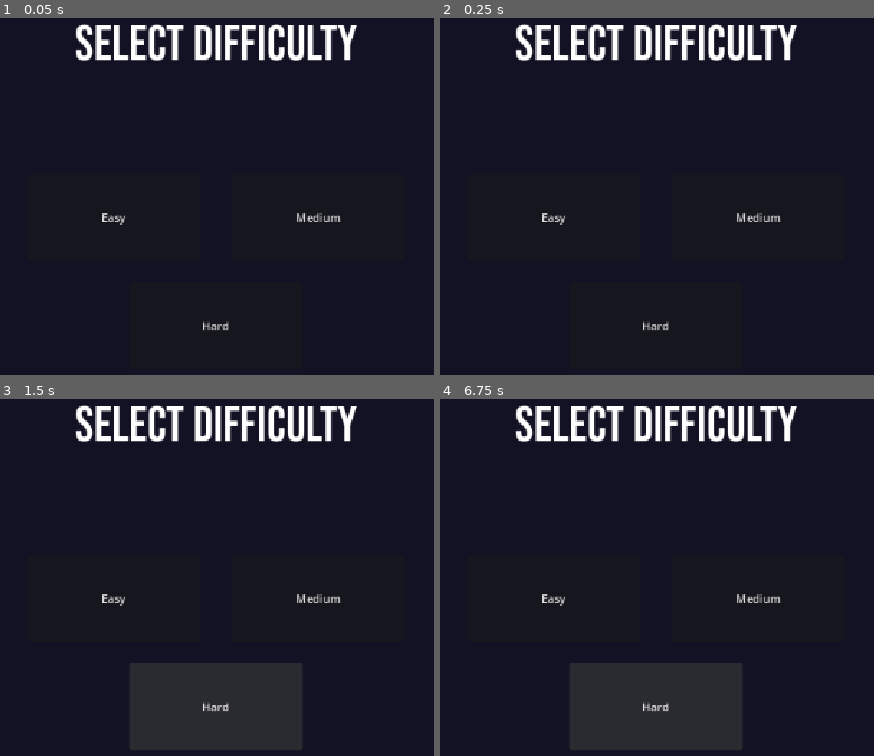
Above: before the commit, frames 1-4 (two rows, left to right).
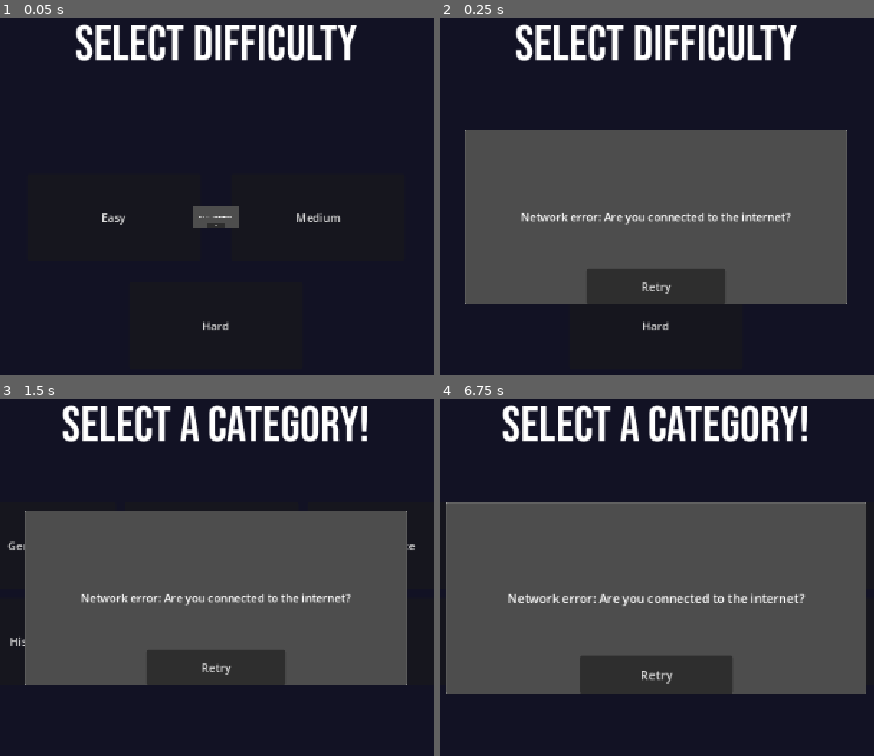
Above: after the commit, the same moments.

Repository: HelamanWarrior/Trivia-Coding-Challenge
Game: Godot game, scene res://src/ui/selection_screen/selection_screen.tscn
Two runs of this game, one before a commit and one after it. Both use one fixed random seed, a clock stepped at 60 frames per second and the inputs below. This scene is started directly instead of the project's main scene.
Inputs (mouse positions are in pixels of both pictures, inside the frame that each line leads up to):
- Up to frame 1 (0.05 s): no input
- Up to frame 2 (0.25 s): no input
- Up to frame 3 (1.5 s): click "Medium" at 0.5 s; click "Hard" at 1.25 s
- Up to frame 4 (6.75 s): click (470, 545) at 2 s, where only the run after the commit has a clickable "General"; click (652, 545) at 2.75 s, where only the run after the commit has a clickable "Entertainment"; click (834, 545) at 3.5 s, where only the run after the commit has a clickable "Science"; click (470, 641) at 4.25 s, where only the run after the commit has a clickable "History"; click (652, 641) at 5 s, where only the run after the commit has a clickable "Sports"; click (834, 641) at 5.75 s, where only the run after the commit has a clickable "Art"; click (657, 666) at 6.5 s, where only the run after the commit has a clickable "Retry"

The runs differ from the first frame. In frame 1, 0.7% of the frame differs, in the area x 44-56%, y 52-59%; in frame 2, 41%; in frame 3, 46%; in frame 4, 54%, in the area x 1-99%, y 1-88%.

Commit message:
Difficulty and Category Selection

Diff:
--- a/src/globals/game_event/game_event.gd
+++ b/src/globals/game_event/game_event.gd
@@ -1,6 +1,5 @@
 extends Node
-
-var difficulty: String = "medium"
 
 signal create_pop_up(message: String, button_text: String)
 signal trivia_data_update()
+signal updated_difficulty()
--- a/src/trivia_db/trivia_db.gd
+++ b/src/trivia_db/trivia_db.gd
@@ -3,24 +3,30 @@
 var api_url: String = "https://opentdb.com/api.php?amount=10"
 var trivia_data: Array = []
 
+var difficulty: String = "medium"
+var category: String = "Geography"
+var current_item: int = 0
+
 @onready var http_request: HTTPRequest = $HTTPRequest
 
 func _ready() -> void:
 	http_request.request_completed.connect(_on_request_completed)
+
+func make_api_request() -> void:
 	http_request.request(api_url)
 
 func response_code_to_message(code: int) -> String:
 	match code:
-		200:
-			return "Successfully connected!"
-		401, 403:
-			return "Authentication failed."
-		429:
-			return "Too many requests."
-		500, 503:
-			return "Server is currently offline. Try again later."
-		0:
-			return "Are you connected to the internet?"
+		1:
+			return "No results: Could not return results. The API doesn't have enough questions for your query."
+		2:
+			return "Invalid Parameter: Contains an invalid parameter. Arguments passed in aren't valid."
+		3:
+			return "Token Not Found: Session Token does not exist."
+		4:
+			return "Token Empty: Session Token has given all possible questions for this query."
+		5:
+			return "Rate Limit: Too many requests have occurred. You may only access the API once every 5 seconds."
 		_:
 			return "Unexpected error: " + str(code)
 
@@ -33,23 +39,27 @@
 			   .replace("&rsquo;", "'") \
 			   .replace("&deg;", "°")
 
-func filter_data_by_type(trivia_data: Array, type: String, target_val: String) -> Array:
-	var filted_results = []
-	for item in trivia_data:
-		if item.get(type) == target_val:
-			filted_results.append(item)
+func get_filtered_questions(data: Array) -> Array:
+	return data.filter(func(item):
+		return item.get("difficulty") == difficulty and item.get("category") == category
+	)
 
-	return filted_results
+func load_current_question() -> String:
+	return "AA"
 
 func _on_request_completed(result: int, response_code: int, _headers: PackedStringArray, body: PackedByteArray) -> void:
 	if result != http_request.RESULT_SUCCESS:
-		var message: String = "Network error: " + response_code_to_message(response_code)
+		var message: String = "Network error: Are you connected to the internet?"
 		GameEvent.emit_signal("create_pop_up", message, "Retry")
 		return
 
 	var json: Dictionary = JSON.parse_string(body.get_string_from_utf8())
+	if json["response_code"] != 0.0:
+		var message: String = response_code_to_message(json["response_code"])
+		GameEvent.emit_signal("create_pop_up", message, "Retry")
+		return
+
 	trivia_data = json["results"]
-	var easy_questions = filter_data_by_type(trivia_data, "difficulty", "easy")
-	print(easy_questions)
+	print(trivia_data)
 
 	GameEvent.emit_signal("trivia_data_update")
--- a/src/ui/main.gd
+++ b/src/ui/main.gd
@@ -1,18 +1,17 @@
 extends Control
-
-var pop_up: PackedScene = preload("res://src/ui/pop_up/pop_up.tscn")
 
 @onready var question: Label = $Question
 
+@onready var answer_1: Button = $GridContainer/Answer1
+@onready var answer_2: Button = $GridContainer/Answer2
+@onready var answer_3: Button = $GridContainer/Answer3
+@onready var answer_4: Button = $GridContainer/Answer4
+
 func _ready() -> void:
-	GameEvent.create_pop_up.connect(_instance_pop_up)
 	GameEvent.trivia_data_update.connect(_trivia_data_update)
 
-func _instance_pop_up(message: String, button_text: String) -> void:
-	var pop_up_instance: PanelContainer = pop_up.instantiate()
-	add_child(pop_up_instance)
-	pop_up_instance.message_label.text = message
-	pop_up_instance.confirm_button.text = button_text
+	TriviaDB.make_api_request()
 
 func _trivia_data_update() -> void:
-	question.text = TriviaDB.filter_data_by_type(TriviaDB.trivia_data, "difficulty", "easy")[0]["question"]
+	#question.text = TriviaDB.load_current_question()
+	pass
--- a/src/ui/main.tscn
+++ b/src/ui/main.tscn
@@ -24,11 +24,45 @@
 offset_bottom = 154.0
 grow_horizontal = 2
 theme_override_fonts/font = ExtResource("2_buou0")
-theme_override_font_sizes/font_size = 72
-text = "Hello world"
+theme_override_font_sizes/font_size = 52
+text = "..."
 horizontal_alignment = 1
 vertical_alignment = 1
 autowrap_mode = 3
 
 [node name="WorldEnvironment" type="WorldEnvironment" parent="." unique_id=1553915541]
 environment = SubResource("Environment_buou0")
+
+[node name="GridContainer" type="GridContainer" parent="." unique_id=871863866]
+layout_mode = 1
+anchors_preset = 8
+anchor_left = 0.5
+anchor_top = 0.5
+anchor_right = 0.5
+anchor_bottom = 0.5
+offset_left = -412.5
+offset_top = -74.0
+offset_right = 412.5
+offset_bottom = 239.00024
+grow_horizontal = 2
+grow_vertical = 2
+theme_override_constants/h_separation = 25
+theme_override_constants/v_separation = 25
+columns = 2
+
+[node name="Answer1" type="Button" parent="GridContainer" unique_id=2130204922]
+custom_minimum_size = Vector2(400, 140)
+layout_mode = 2
+autowrap_mode = 2
+
+[node name="Answer2" type="Button" parent="GridContainer" unique_id=820260511]
+custom_minimum_size = Vector2(400, 140)
+layout_mode = 2
+
+[node name="Answer3" type="Button" parent="GridContainer" unique_id=1747604181]
+custom_minimum_size = Vector2(400, 140)
+layout_mode = 2
+
+[node name="Answer4" type="Button" parent="GridContainer" unique_id=1602945317]
+custom_minimum_size = Vector2(400, 140)
+layout_mode = 2
--- a/src/ui/pop_up/pop_up.gd
+++ b/src/ui/pop_up/pop_up.gd
@@ -1,4 +1,4 @@
 extends PanelContainer
 
-@onready var message_label: Label = $Label
+@onready var message_label: Label = $Control/Label
 @onready var confirm_button: Button = $HBoxContainer/Button
--- a/src/ui/pop_up/pop_up.tscn
+++ b/src/ui/pop_up/pop_up.tscn
@@ -3,7 +3,43 @@
 [ext_resource type="Script" uid="uid://lmuoswc5rtic" path="res://src/ui/pop_up/pop_up.gd" id="1_6yjqp"]
 
 [sub_resource type="StyleBoxFlat" id="StyleBoxFlat_6yjqp"]
-bg_color = Color(0.60038817, 0.60038817, 0.60038817, 0)
+
+[sub_resource type="Animation" id="Animation_a1lp1"]
+length = 0.001
+tracks/0/type = "value"
+tracks/0/imported = false
+tracks/0/enabled = true
+tracks/0/path = NodePath(".:scale")
+tracks/0/interp = 1
+tracks/0/loop_wrap = true
+tracks/0/keys = {
+"times": PackedFloat32Array(0),
+"transitions": PackedFloat32Array(1),
+"update": 0,
+"values": [Vector2(1.1, 1.1)]
+}
+
+[sub_resource type="Animation" id="Animation_6yjqp"]
+resource_name = "Start"
+length = 0.2
+tracks/0/type = "value"
+tracks/0/imported = false
+tracks/0/enabled = true
+tracks/0/path = NodePath(".:scale")
+tracks/0/interp = 1
+tracks/0/loop_wrap = true
+tracks/0/keys = {
+"times": PackedFloat32Array(0, 0.15, 0.2),
+"transitions": PackedFloat32Array(1, 1, 1),
+"update": 0,
+"values": [Vector2(1e-05, 1e-05), Vector2(1.1, 1.1), Vector2(1, 1)]
+}
+
+[sub_resource type="AnimationLibrary" id="AnimationLibrary_a1lp1"]
+_data = {
+&"RESET": SubResource("Animation_a1lp1"),
+&"Start": SubResource("Animation_6yjqp")
+}
 
 [node name="PopUp" type="PanelContainer" unique_id=667608221]
 custom_minimum_size = Vector2(550, 250)
@@ -18,17 +54,33 @@
 offset_bottom = 125.0
 grow_horizontal = 2
 grow_vertical = 2
+scale = Vector2(1.1, 1.1)
+pivot_offset = Vector2(275, 125)
 theme_override_styles/panel = SubResource("StyleBoxFlat_6yjqp")
 script = ExtResource("1_6yjqp")
 
 [node name="Panel" type="Panel" parent="." unique_id=1961386097]
 layout_mode = 2
 
-[node name="Label" type="Label" parent="." unique_id=34689436]
+[node name="Control" type="Control" parent="." unique_id=157341624]
 layout_mode = 2
+
+[node name="Label" type="Label" parent="Control" unique_id=34689436]
+layout_mode = 1
+anchors_preset = 15
+anchor_right = 1.0
+anchor_bottom = 1.0
+offset_left = 30.0
+offset_top = 50.0
+offset_right = -30.0
+offset_bottom = -50.0
+grow_horizontal = 2
+grow_vertical = 2
+size_flags_horizontal = 4
 text = "Hey! Look it's a pop-up"
 horizontal_alignment = 1
 vertical_alignment = 1
+autowrap_mode = 2
 
 [node name="HBoxContainer" type="HBoxContainer" parent="." unique_id=1407663088]
 layout_mode = 2
@@ -39,3 +91,7 @@
 layout_mode = 2
 size_flags_vertical = 8
 text = "Ok"
+
+[node name="AnimationPlayer" type="AnimationPlayer" parent="." unique_id=1649794731]
+libraries/ = SubResource("AnimationLibrary_a1lp1")
+autoplay = &"Start"
--- /dev/null
+++ b/src/ui/selection_screen/selection_screen.gd
@@ -0,0 +1,36 @@
+extends Control
+
+var pop_up: PackedScene = preload("res://src/ui/pop_up/pop_up.tscn")
+
+@onready var selection_description: Label = $SelectionDescription
+@onready var difficulty_buttons: Container = $DifficultyButtons
+@onready var category_buttons: Container = $CategoryButtons
+
+func _ready() -> void:
+	TriviaDB.make_api_request()
+
+	GameEvent.updated_difficulty.connect(_updated_difficulty)
+	GameEvent.create_pop_up.connect(_instance_pop_up)
+
+	difficulty_buttons.visible = true
+	category_buttons.visible = false
+
+func _updated_difficulty() -> void:
+	difficulty_buttons.visible = false
+	selection_description.text = "Select a Category!"
+	category_buttons.visible = true
+
+func _instance_pop_up(message: String, button_text: String) -> void:
+	var pop_up_instance: PanelContainer = pop_up.instantiate()
+	add_child(pop_up_instance)
+	pop_up_instance.message_label.text = message
+	pop_up_instance.confirm_button.text = button_text
+
+	pop_up_instance.confirm_button.pressed.connect(func():
+		_on_retry_connection_pressed()
+		pop_up_instance.queue_free()
+	)
+	pop_up_instance.confirm_button.pressed.connect(_on_retry_connection_pressed)
+
+func _on_retry_connection_pressed() -> void:
+	TriviaDB.make_api_request()
--- a/src/ui/selection_screen/selection_screen.tscn
+++ b/src/ui/selection_screen/selection_screen.tscn
@@ -1,6 +1,8 @@
 [gd_scene format=3 uid="uid://b8y2fe42hxyux"]
 
-[ext_resource type="FontFile" uid="uid://bwclg4ecv42id" path="res://assets/fonts/BebasNeue-Regular.ttf" id="1_rbuxw"]
+[ext_resource type="FontFile" uid="uid://bwclg4ecv42id" path="res://assets/fonts/BebasNeue-Regular.ttf" id="1_81w7d"]
+[ext_resource type="Script" uid="uid://bjl2in3fedg0f" path="res://src/ui/selection_screen/selection_screen.gd" id="1_oom7b"]
+[ext_resource type="Script" uid="uid://c5vrnburdfpal" path="res://src/ui/selection_screen/trivia_selection_type_button.gd" id="3_4se74"]
 
 [node name="SelectionScreen" type="Control" unique_id=130155403]
 layout_mode = 3
@@ -9,21 +11,22 @@
 anchor_bottom = 1.0
 grow_horizontal = 2
 grow_vertical = 2
+script = ExtResource("1_oom7b")
 
-[node name="Question" type="Label" parent="." unique_id=149305784]
+[node name="SelectionDescription" type="Label" parent="." unique_id=149305784]
 layout_mode = 1
 anchors_preset = 10
 anchor_right = 1.0
 offset_bottom = 154.0
 grow_horizontal = 2
-theme_override_fonts/font = ExtResource("1_rbuxw")
+theme_override_fonts/font = ExtResource("1_81w7d")
 theme_override_font_sizes/font_size = 72
 text = "Select difficulty"
 horizontal_alignment = 1
 vertical_alignment = 1
 autowrap_mode = 3
 
-[node name="BoxContainer" type="MarginContainer" parent="." unique_id=2059952379]
+[node name="DifficultyButtons" type="MarginContainer" parent="." unique_id=2059952379]
 layout_mode = 1
 anchors_preset = 8
 anchor_left = 0.5
@@ -37,23 +40,91 @@
 grow_horizontal = 2
 grow_vertical = 2
 
-[node name="EasyButton" type="Button" parent="BoxContainer" unique_id=1264630]
+[node name="EasyButton" type="Button" parent="DifficultyButtons" unique_id=1264630]
 custom_minimum_size = Vector2(250, 125)
 layout_mode = 2
 size_flags_horizontal = 0
 size_flags_vertical = 4
 text = "Easy"
+script = ExtResource("3_4se74")
 
-[node name="MediumButton" type="Button" parent="BoxContainer" unique_id=1218916909]
+[node name="MediumButton" type="Button" parent="DifficultyButtons" unique_id=1218916909]
 custom_minimum_size = Vector2(250, 125)
 layout_mode = 2
 size_flags_horizontal = 8
 size_flags_vertical = 4
 text = "Medium"
+script = ExtResource("3_4se74")
 
-[node name="HardButton" type="Button" parent="BoxContainer" unique_id=469654379]
+[node name="HardButton" type="Button" parent="DifficultyButtons" unique_id=469654379]
 custom_minimum_size = Vector2(250, 125)
 layout_mode = 2
 size_flags_horizontal = 4
 size_flags_vertical = 8
 text = "Hard"
+script = ExtResource("3_4se74")
+
+[node name="CategoryButtons" type="GridContainer" parent="." unique_id=2124575928]
+layout_mode = 1
+anchors_preset = 8
+anchor_left = 0.5
+anchor_top = 0.5
+anchor_right = 0.5
+anchor_bottom = 0.5
+offset_left = -394.0
+offset_top = -138.25
+offset_right = 394.0
+offset_bottom = 138.25
+grow_horizontal = 2
+grow_vertical = 2
+theme_override_constants/h_separation = 13
+theme_override_constants/v_separation = 13
+columns = 3
+
+[node name="GeneralButton" type="Button" parent="CategoryButtons" unique_id=1175758913]
+custom_minimum_size = Vector2(250, 125)
+layout_mode = 2
+size_flags_horizontal = 0
+size_flags_vertical = 4
+text = "General"
+script = ExtResource("3_4se74")
+
+[node name="EntertainmentButton" type="Button" parent="CategoryButtons" unique_id=1648314657]
+custom_minimum_size = Vector2(250, 125)
+layout_mode = 2
+size_flags_horizontal = 8
+size_flags_vertical = 4
+text = "Entertainment"
+script = ExtResource("3_4se74")
+
+[node name="ScienceButton" type="Button" parent="CategoryButtons" unique_id=933558128]
+custom_minimum_size = Vector2(250, 125)
+layout_mode = 2
+size_flags_horizontal = 4
+size_flags_vertical = 8
+text = "Science"
+script = ExtResource("3_4se74")
+
+[node name="HistoryButton" type="Button" parent="CategoryButtons" unique_id=1155726560]
+custom_minimum_size = Vector2(250, 125)
+layout_mode = 2
+size_flags_horizontal = 4
+size_flags_vertical = 8
+text = "History"
+script = ExtResource("3_4se74")
+
+[node name="SportsButton" type="Button" parent="CategoryButtons" unique_id=166087950]
+custom_minimum_size = Vector2(250, 125)
+layout_mode = 2
+size_flags_horizontal = 4
+size_flags_vertical = 8
+text = "Sports"
+script = ExtResource("3_4se74")
+
+[node name="ArtButton" type="Button" parent="CategoryButtons" unique_id=1600458888]
+custom_minimum_size = Vector2(250, 125)
+layout_mode = 2
+size_flags_horizontal = 4
+size_flags_vertical = 8
+text = "Art"
+script = ExtResource("3_4se74")
--- /dev/null
+++ b/src/ui/selection_screen/trivia_selection_type_button.gd
@@ -0,0 +1,13 @@
+extends Button
+
+func _ready() -> void:
+	pressed.connect(_on_pressed)
+
+func _on_pressed() -> void:
+	var modifier: String = text.to_lower()
+	if "Difficulty" in get_parent().name:
+		TriviaDB.difficulty = modifier
+		GameEvent.emit_signal("updated_difficulty")
+	elif "Category" in get_parent().name:
+		TriviaDB.category = modifier
+		get_tree().change_scene_to_file("res://src/ui/main.tscn")
--- a/src/ui/theme.tres
+++ b/src/ui/theme.tres
@@ -13,5 +13,7 @@
 [resource]
 default_font = ExtResource("1_l82kg")
 default_font_size = 16
+Button/colors/font_color = Color(0.0687985, 0.0687982, 0.06879826, 1)
+Button/font_sizes/font_size = 18
 Button/fonts/font = ExtResource("1_l82kg")
 Button/styles/normal = SubResource("StyleBoxTexture_r7xqo")
Not shown, added: src/ui/selection_screen/selection_screen.gd.uid
Not shown, added: src/ui/selection_screen/trivia_selection_type_button.gd.uid
